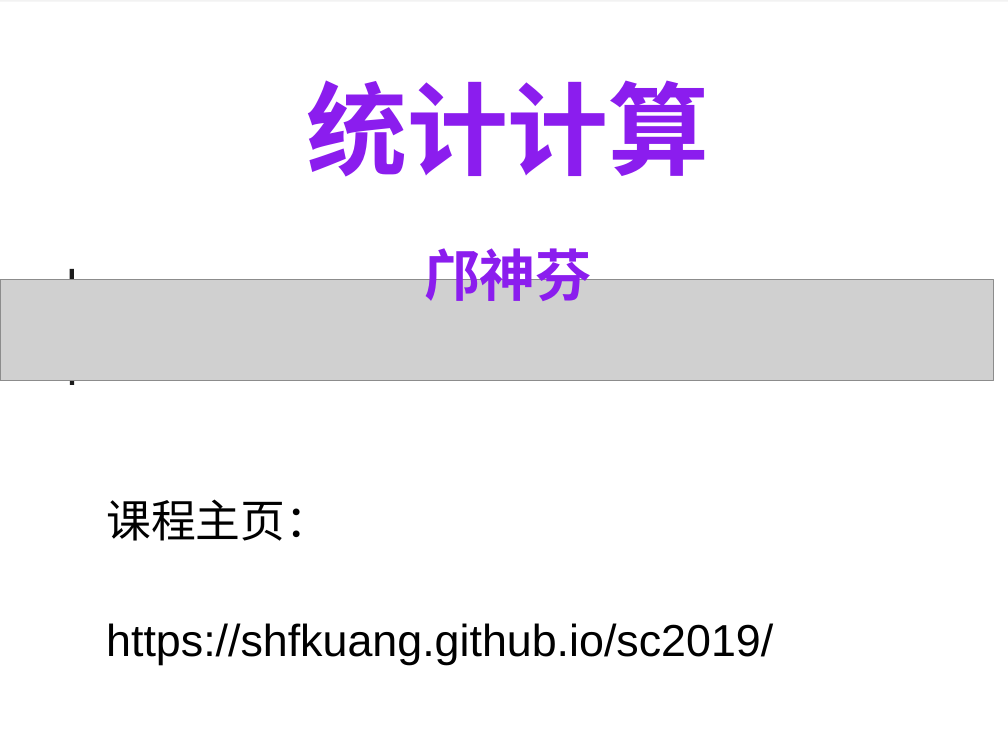
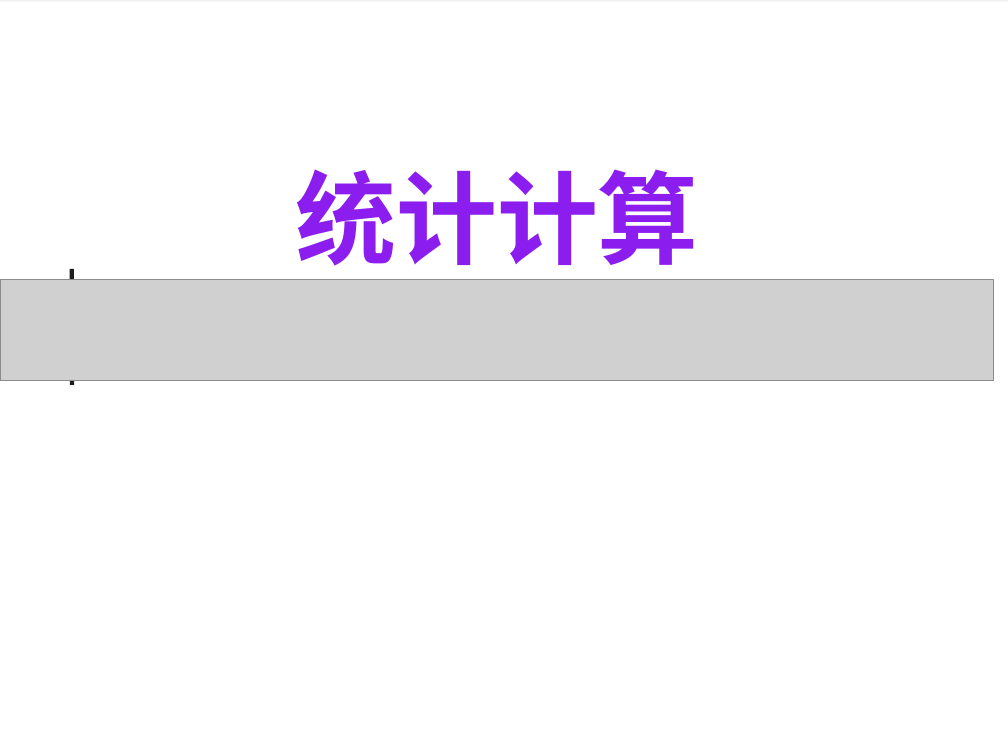
Before and after one commit to shfkuang/shfkuang.github.io, a slide deck: slide 1 of sc2019/scch1.ppt. Drawn at 1008x756 pixels with LibreOffice and Linux fonts; fonts in the diff are those of the drawing; grey boxes stand for pictures. Boxes give left, top, right and bottom in pixels: in the first picture for what was removed or moved away, otherwise in the second. Text is boxed around its words. In the diff, an @@ line names an element or a change of style, - is before the commit and + after.

Commit message:
update

```diff
--- a/sc2019/scch1.ppt
+++ b/sc2019/scch1.ppt
@@ text "统计计算": place and size @@
-text "统计计算" at <box>106,80,773,665</box>
+text "统计计算" at <box>295,169,698,281</box>
@@ text at <box>106,239,773,665</box>: paragraphs removed @@
-邝神芬
-课程主页：
-https://shfkuang.github.io/sc2019/
```
Also in this commit, not shown: 19 slides removed.
